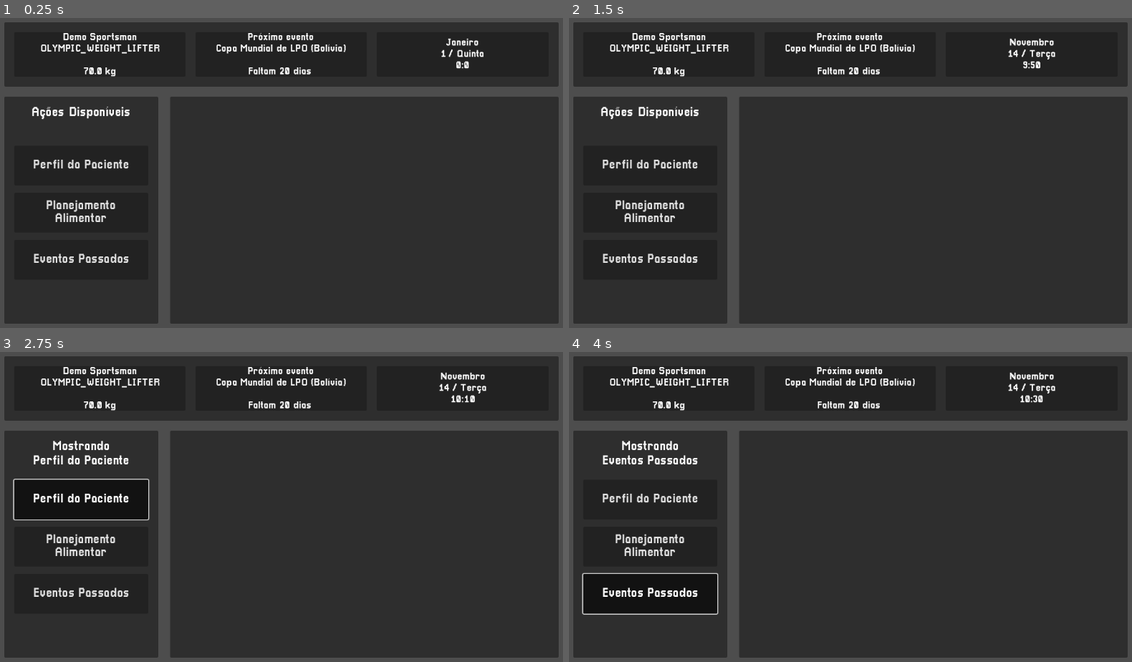
Above: before the commit, frames 1-4 (two rows, left to right).
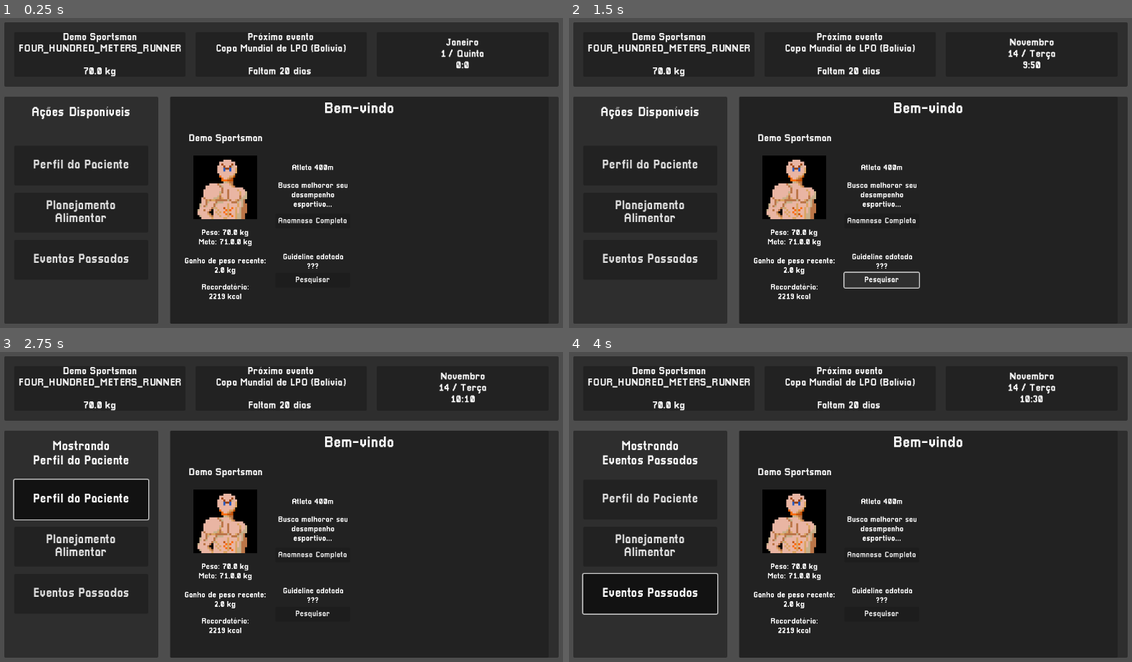
Above: after the commit, the same moments.

Repository: Deddon/simulador-de-esportistas
Game: Godot game, scene res://features/menus/main_menu/main_menu.tscn
The game is run twice, just before and just after one commit, with the same random seed, the same clock (stepped at 60 frames per second) and the same inputs.
Inputs (mouse positions are in pixels of both pictures, inside the frame that each line leads up to):
- Up to frame 1 (0.25 s): no input
- Up to frame 2 (1.5 s): click (884, 222) at 0.5 s, where only the run after the commit has a clickable "Anamnese Completa"; click (884, 281) at 1.25 s, where only the run after the commit has a clickable "Pesquisar"
- Up to frame 3 (2.75 s): click "Perfil do Paciente" at 2 s
- Up to frame 4 (4 s): click "Planejamento Alimentar" at 2.75 s; click "Eventos Passados" at 3.5 s

The runs differ from the first frame. In frame 1, 4.3% of the frame differs, in the area x 3-70%, y 8-91%; in frame 2, 4.5%; in frame 3, 4.3%; in frame 4, 4.3%.

Commit message:
Add sportsman stats resume on main menu landing screen.

Diff:
--- /dev/null
+++ b/features/menus/main_menu/landing_screen/landing_screen.tscn
@@ -0,0 +1,76 @@
+[gd_scene load_steps=3 format=3 uid="uid://l7eqm3ayclx4"]
+
+[ext_resource type="PackedScene" uid="uid://drs80p7ntee4u" path="res://features/menus/main_menu/landing_screen/sportsman_stats_resume_container/sportsman_stats_resume_container.tscn" id="1_ilire"]
+
+[sub_resource type="LabelSettings" id="LabelSettings_dpjqw"]
+font_size = 30
+
+[node name="LandingScreen" type="Control"]
+custom_minimum_size = Vector2(802, 498)
+layout_mode = 3
+anchors_preset = 15
+anchor_right = 1.0
+anchor_bottom = 1.0
+offset_right = -350.0
+offset_bottom = -150.0
+grow_horizontal = 2
+grow_vertical = 2
+
+[node name="MarginContainer" type="MarginContainer" parent="."]
+layout_mode = 1
+anchors_preset = 15
+anchor_right = 1.0
+anchor_bottom = 1.0
+grow_horizontal = 2
+grow_vertical = 2
+theme_override_constants/margin_left = 20
+theme_override_constants/margin_top = 20
+theme_override_constants/margin_right = 20
+theme_override_constants/margin_bottom = 20
+
+[node name="BackgroundPanel" type="Panel" parent="MarginContainer"]
+layout_mode = 2
+
+[node name="MarginContainer" type="MarginContainer" parent="MarginContainer/BackgroundPanel"]
+layout_mode = 1
+anchors_preset = 15
+anchor_right = 1.0
+anchor_bottom = 1.0
+grow_horizontal = 2
+grow_vertical = 2
+theme_override_constants/margin_left = 10
+theme_override_constants/margin_top = 10
+theme_override_constants/margin_right = 10
+theme_override_constants/margin_bottom = 10
+
+[node name="VBoxContainer" type="VBoxContainer" parent="MarginContainer/BackgroundPanel/MarginContainer"]
+layout_mode = 2
+
+[node name="MarginContainer" type="MarginContainer" parent="MarginContainer/BackgroundPanel/MarginContainer/VBoxContainer"]
+layout_mode = 2
+theme_override_constants/margin_bottom = 20
+
+[node name="Title" type="Label" parent="MarginContainer/BackgroundPanel/MarginContainer/VBoxContainer/MarginContainer"]
+layout_mode = 2
+text = "Bem-vindo"
+label_settings = SubResource("LabelSettings_dpjqw")
+horizontal_alignment = 1
+
+[node name="HBoxContainer" type="HBoxContainer" parent="MarginContainer/BackgroundPanel/MarginContainer/VBoxContainer"]
+layout_mode = 2
+size_flags_vertical = 3
+
+[node name="SportsmanStatsResumeContainer" parent="MarginContainer/BackgroundPanel/MarginContainer/VBoxContainer/HBoxContainer" instance=ExtResource("1_ilire")]
+layout_mode = 2
+
+[node name="VBoxContainer" type="VBoxContainer" parent="MarginContainer/BackgroundPanel/MarginContainer/VBoxContainer/HBoxContainer"]
+layout_mode = 2
+size_flags_horizontal = 3
+
+[node name="LastEventResumeContainer" type="Control" parent="MarginContainer/BackgroundPanel/MarginContainer/VBoxContainer/HBoxContainer/VBoxContainer"]
+layout_mode = 2
+size_flags_vertical = 3
+
+[node name="LastSubmittedDietContainer" type="Control" parent="MarginContainer/BackgroundPanel/MarginContainer/VBoxContainer/HBoxContainer/VBoxContainer"]
+layout_mode = 2
+size_flags_vertical = 3
--- /dev/null
+++ b/features/menus/main_menu/landing_screen/sportsman_stats_resume_container/sportsman_stats_resume_container.gd
@@ -0,0 +1,32 @@
+class_name MainMenuSportsmanStatsResumeContainer
+extends Control
+
+
+@export var sportsman_name_label: Label
+@export var sportsman_weight_info_label: Label
+@export var sportsman_sport_name_label: Label
+@export var intake_assessment_label: Label
+
+@onready var _sportsman: Sportsman = GameBuffer.get_buffered_sportsman()
+
+
+func _ready() -> void:
+	if not _sportsman:
+		push_error("No sportsman on GameBuffer.")
+		return
+
+	sportsman_name_label.text = _sportsman.name
+	sportsman_weight_info_label.text = str(
+		"Peso: ", _sportsman.weight_kg, " kg\n",
+		"Meta: ", _sportsman.weight_kg + (randi_range(-10, 10) + 10), ".0 kg\n\n",
+		"Ganho de peso recente:\n", randi_range(-3, 3), ".0 kg"
+	)
+
+	var sportsman_energy_need: float = _sportsman.calculate_energy()
+	intake_assessment_label.text = str(
+		"Recordatório:\n",
+		int(randf_range(sportsman_energy_need - 200.0, sportsman_energy_need + 200.0)),
+		" kcal"
+	)
+
+	sportsman_sport_name_label.text = Constants.get_sport_name(_sportsman)
--- /dev/null
+++ b/features/menus/main_menu/landing_screen/sportsman_stats_resume_container/sportsman_stats_resume_container.tscn
@@ -0,0 +1,139 @@
+[gd_scene load_steps=5 format=3 uid="uid://drs80p7ntee4u"]
+
+[ext_resource type="Script" uid="uid://chgskx7mlirxj" path="res://features/menus/main_menu/landing_screen/sportsman_stats_resume_container/sportsman_stats_resume_container.gd" id="1_b126k"]
+[ext_resource type="Theme" uid="uid://b0kpgts88gl8a" path="res://shared/resources/themes/common_theme.tres" id="1_ixk71"]
+[ext_resource type="Texture2D" uid="uid://6lfhg53jiesj" path="res://assets/sprites/athlet_black_background.png" id="2_tfh5y"]
+
+[sub_resource type="LabelSettings" id="LabelSettings_ixk71"]
+font_size = 20
+
+[node name="SportsmanStatsResumeContainer" type="Control" node_paths=PackedStringArray("sportsman_name_label", "sportsman_weight_info_label", "sportsman_sport_name_label", "intake_assessment_label")]
+custom_minimum_size = Vector2(369, 372)
+layout_mode = 3
+anchors_preset = 0
+size_flags_horizontal = 3
+theme = ExtResource("1_ixk71")
+script = ExtResource("1_b126k")
+sportsman_name_label = NodePath("MarginContainer/MainContainer/LeftSide/NameMargin/SportsmanName")
+sportsman_weight_info_label = NodePath("MarginContainer/MainContainer/LeftSide/QuantitativeStatsMargin/VBoxContainer/WeightInfoLabel")
+sportsman_sport_name_label = NodePath("MarginContainer/MainContainer/CenterContainer/RightSide/AnamnesisContainer/MarginContainer/SportsmanSportName")
+intake_assessment_label = NodePath("MarginContainer/MainContainer/LeftSide/QuantitativeStatsMargin/VBoxContainer/IntakeAssessment")
+metadata/_edit_lock_ = true
+metadata/_edit_group_ = true
+
+[node name="MarginContainer" type="MarginContainer" parent="."]
+layout_mode = 0
+offset_right = 369.0
+offset_bottom = 372.0
+size_flags_vertical = 3
+theme_override_constants/margin_left = 10
+theme_override_constants/margin_top = 10
+theme_override_constants/margin_right = 10
+theme_override_constants/margin_bottom = 10
+
+[node name="MainContainer" type="HBoxContainer" parent="MarginContainer"]
+layout_mode = 2
+size_flags_vertical = 3
+
+[node name="LeftSide" type="VBoxContainer" parent="MarginContainer/MainContainer"]
+layout_mode = 2
+size_flags_horizontal = 3
+
+[node name="NameMargin" type="MarginContainer" parent="MarginContainer/MainContainer/LeftSide"]
+layout_mode = 2
+theme_override_constants/margin_bottom = 5
+
+[node name="SportsmanName" type="Label" parent="MarginContainer/MainContainer/LeftSide/NameMargin"]
+layout_mode = 2
+text = "Carlos"
+label_settings = SubResource("LabelSettings_ixk71")
+horizontal_alignment = 1
+
+[node name="SportsmanIconMargin" type="CenterContainer" parent="MarginContainer/MainContainer/LeftSide"]
+layout_mode = 2
+size_flags_vertical = 3
+
+[node name="SportsmanPortrait" type="TextureRect" parent="MarginContainer/MainContainer/LeftSide/SportsmanIconMargin"]
+custom_minimum_size = Vector2(128, 128)
+layout_mode = 2
+texture = ExtResource("2_tfh5y")
+
+[node name="QuantitativeStatsMargin" type="MarginContainer" parent="MarginContainer/MainContainer/LeftSide"]
+layout_mode = 2
+size_flags_vertical = 3
+
+[node name="VBoxContainer" type="VBoxContainer" parent="MarginContainer/MainContainer/LeftSide/QuantitativeStatsMargin"]
+layout_mode = 2
+
+[node name="WeightInfoLabel" type="Label" parent="MarginContainer/MainContainer/LeftSide/QuantitativeStatsMargin/VBoxContainer"]
+layout_mode = 2
+text = "Peso: 65.0 kg
+Meta: 75.0 kg
+
+Ganho de peso recente:
+-2.0 kg"
+horizontal_alignment = 1
+
+[node name="IntakeAssessment" type="Label" parent="MarginContainer/MainContainer/LeftSide/QuantitativeStatsMargin/VBoxContainer"]
+custom_minimum_size = Vector2(182, 0)
+layout_mode = 2
+size_flags_vertical = 6
+text = "Recordatório: 000.0 kcal"
+horizontal_alignment = 1
+autowrap_mode = 3
+
+[node name="CenterContainer" type="CenterContainer" parent="MarginContainer/MainContainer"]
+layout_mode = 2
+
+[node name="RightSide" type="VBoxContainer" parent="MarginContainer/MainContainer/CenterContainer"]
+layout_mode = 2
+size_flags_horizontal = 3
+theme_override_constants/separation = 50
+
+[node name="AnamnesisContainer" type="VBoxContainer" parent="MarginContainer/MainContainer/CenterContainer/RightSide"]
+layout_mode = 2
+size_flags_vertical = 3
+theme_override_constants/separation = 10
+
+[node name="MarginContainer" type="MarginContainer" parent="MarginContainer/MainContainer/CenterContainer/RightSide/AnamnesisContainer"]
+layout_mode = 2
+theme_override_constants/margin_top = 20
+theme_override_constants/margin_bottom = 10
+
+[node name="SportsmanSportName" type="Label" parent="MarginContainer/MainContainer/CenterContainer/RightSide/AnamnesisContainer/MarginContainer"]
+layout_mode = 2
+text = "Praticante de LPO"
+horizontal_alignment = 1
+
+[node name="SportsmanAnamnesisDescription" type="Label" parent="MarginContainer/MainContainer/CenterContainer/RightSide/AnamnesisContainer"]
+custom_minimum_size = Vector2(163, 0)
+layout_mode = 2
+text = "Busca melhorar seu desempenho esportivo..."
+horizontal_alignment = 1
+autowrap_mode = 3
+
+[node name="CenterContainer" type="CenterContainer" parent="MarginContainer/MainContainer/CenterContainer/RightSide/AnamnesisContainer"]
+layout_mode = 2
+
+[node name="OpenAnamnesis" type="Button" parent="MarginContainer/MainContainer/CenterContainer/RightSide/AnamnesisContainer/CenterContainer"]
+custom_minimum_size = Vector2(150, 30)
+layout_mode = 2
+text = "Anamnese Completa"
+
+[node name="GuidelineContainer" type="VBoxContainer" parent="MarginContainer/MainContainer/CenterContainer/RightSide"]
+layout_mode = 2
+size_flags_vertical = 3
+
+[node name="CurrentGuideline" type="Label" parent="MarginContainer/MainContainer/CenterContainer/RightSide/GuidelineContainer"]
+layout_mode = 2
+text = "Guideline adotada
+???"
+horizontal_alignment = 1
+
+[node name="CenterContainer" type="CenterContainer" parent="MarginContainer/MainContainer/CenterContainer/RightSide/GuidelineContainer"]
+layout_mode = 2
+
+[node name="OpenGuidelineReasearch" type="Button" parent="MarginContainer/MainContainer/CenterContainer/RightSide/GuidelineContainer/CenterContainer"]
+custom_minimum_size = Vector2(150, 30)
+layout_mode = 2
+text = "Pesquisar"
--- a/features/menus/main_menu/main_menu.gd
+++ b/features/menus/main_menu/main_menu.gd
@@ -12,7 +12,7 @@
 	# WARNING: TEMPORARY
 	var demo_sportsman := Sportsman.new()
 	demo_sportsman.name = "Demo Sportsman"
-	demo_sportsman.current_sport = Constants.SportsmanAvailableSports.OLYMPIC_WEIGHT_LIFTER
+	demo_sportsman.current_sport = Constants.SportsmanAvailableSports.FOUR_HUNDRED_METERS_RUNNER
 	demo_sportsman.weight_kg = 70.0
 	GameBuffer.add_sportsman(demo_sportsman)
 
--- a/features/menus/main_menu/main_menu.tscn
+++ b/features/menus/main_menu/main_menu.tscn
@@ -6,6 +6,7 @@
 [ext_resource type="PackedScene" uid="uid://c7mcbwhsrlybw" path="res://features/menus/main_menu/header/header.tscn" id="3_ul4es"]
 [ext_resource type="PackedScene" uid="uid://b6ujjrrjk0nn2" path="res://features/menus/main_menu/side_options_buttons/side_options_buttons.tscn" id="4_e0f0j"]
 [ext_resource type="PackedScene" uid="uid://dgiqfyaigdr6o" path="res://features/menus/main_menu/main_workspace/main_workspace.tscn" id="5_aukys"]
+[ext_resource type="PackedScene" uid="uid://l7eqm3ayclx4" path="res://features/menus/main_menu/landing_screen/landing_screen.tscn" id="7_b0sis"]
 
 [node name="MainMenu" type="Control" node_paths=PackedStringArray("game_watch")]
 layout_mode = 3
@@ -42,3 +43,8 @@
 
 [node name="MainWorkspace" parent="MainContainer/BodyContainer" instance=ExtResource("5_aukys")]
 layout_mode = 2
+
+[node name="LandingScreen" parent="MainContainer/BodyContainer/MainWorkspace" instance=ExtResource("7_b0sis")]
+layout_mode = 1
+offset_right = -20.0
+offset_bottom = 0.0
--- a/shared/autoloads/constants.gd
+++ b/shared/autoloads/constants.gd
@@ -16,5 +16,9 @@
 	10.0 # Speed Run - Running, on a track, team practic
 ]
 
+const GAME_TICKS_PER_SECOND := 0.75
 
-const GAME_TICKS_PER_SECOND := 0.75
+
+func get_sport_name(sportsman: Sportsman) -> String:
+	const SPORTS_NAMES := ["Nenhum", "Praticante LPO", "Corredor", "Atleta 400m"]
+	return SPORTS_NAMES[sportsman.current_sport]
Not shown, added: features/menus/main_menu/landing_screen/sportsman_stats_resume_container/sportsman_stats_resume_container.gd.uid
Not shown: 1 places in features/menus/main_menu/main_menu.tscn that only renumber resources
